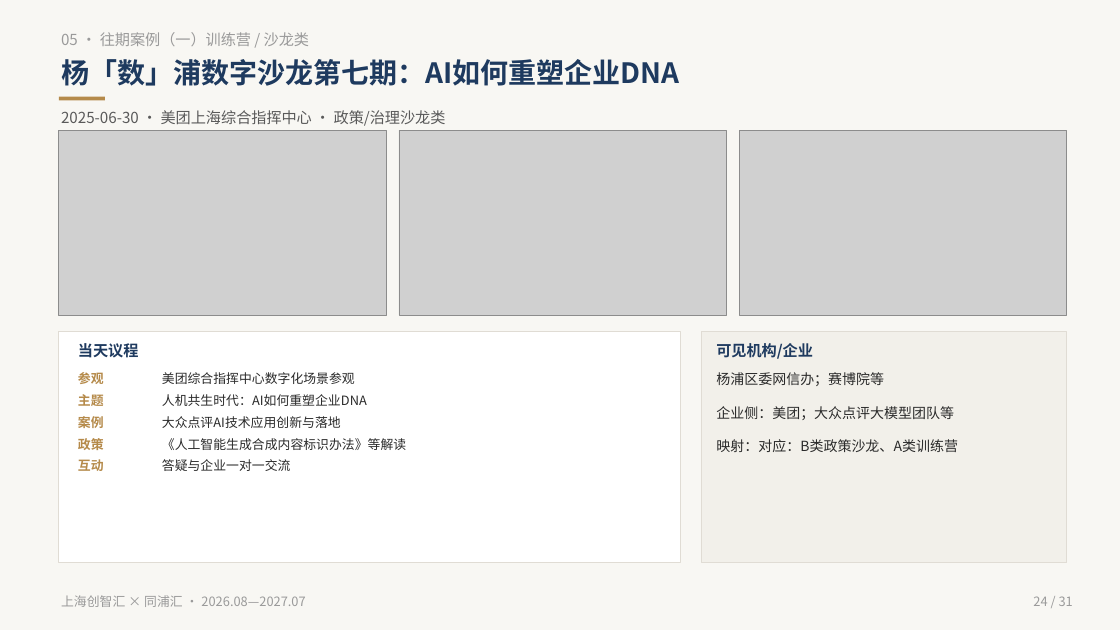
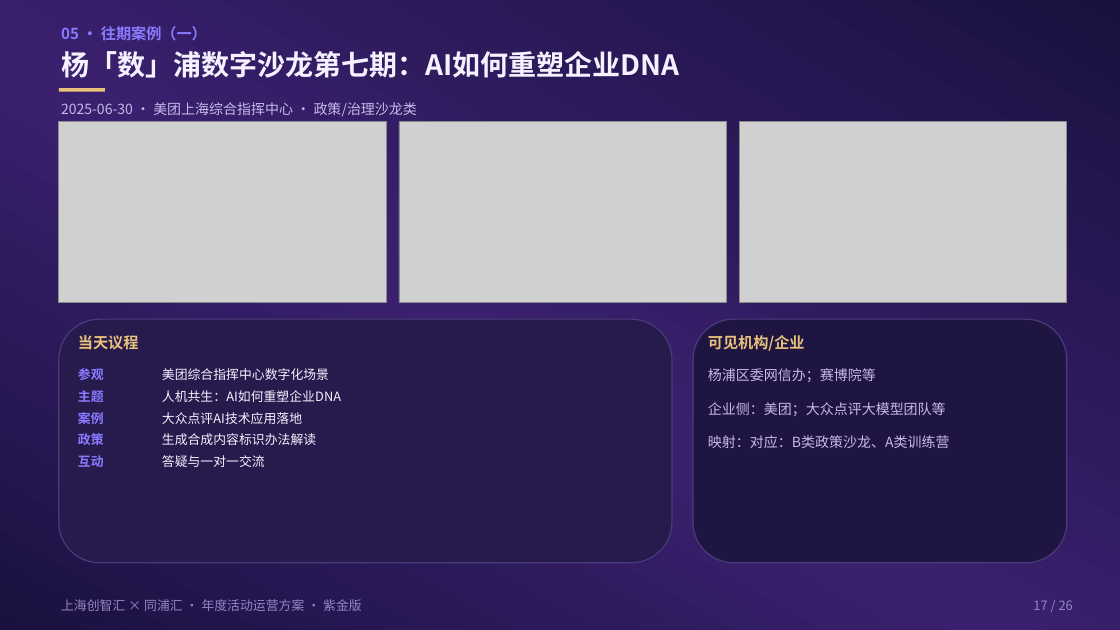
Before and after one commit to hujigang2010-maker/AIDEN, a slide deck: slide 17 of proposal/chuangzhihui-annual-ops-plan-dual-merge.pptx (slide 24 before the commit). Drawn at 1120x630 pixels with LibreOffice and Linux fonts; fonts in the diff are those of the drawing; grey boxes stand for pictures. Boxes give left, top, right and bottom in pixels: in the first picture for what was removed or moved away, otherwise in the second. Text is boxed around its words. In the diff, an @@ line names an element or a change of style, - is before the commit and + after.

```diff
--- a/proposal/chuangzhihui-annual-ops-plan-dual-merge.pptx
+++ b/proposal/chuangzhihui-annual-ops-plan-dual-merge.pptx
@@ rectangle at (x1=0, y1=0, x2=1120, y2=630): fill #F8F7F3 to gradient #1A1140 to #3A206E @@
@@ text at (x1=61, y1=26, x2=207, y2=41): text changed; text colour #9A9A9A to #8B7BFF; bold on @@
-05 · 往期案例（一）训练营 / 沙龙类
+05 · 往期案例（一）
@@ text "杨「数」浦数字沙龙第七期：AI如何重塑企业DNA" at (x1=61, y1=51, x2=679, y2=78): text colour #1E3A5F to #F5F1FF @@
@@ 3 texts, 1 rectangle moved together from (x1=59, y1=59, x2=679, y2=358) to (x1=59, y1=51, x2=679, y2=350) @@
@@ rectangle at (x1=59, y1=88, x2=105, y2=92): fill #B58A4A to #E9C27C @@
@@ text "2025-06-30 · 美团上海综合指挥中心 · 政策/治理沙龙类" at (x1=61, y1=102, x2=417, y2=117): size 13 to 12 pt, text colour #5A5A5A to #C6BAEA @@
@@ picture resized from (x1=59, y1=130, x2=386, y2=315) to (x1=59, y1=122, x2=386, y2=302) @@
@@ picture resized from (x1=399, y1=130, x2=727, y2=315) to (x1=399, y1=122, x2=727, y2=302) @@
@@ picture resized from (x1=739, y1=130, x2=1067, y2=315) to (x1=739, y1=122, x2=1067, y2=302) @@
@@ rounded rectangle added at (x1=59, y1=319, x2=672, y2=563), fill #271A4D, outline #4A3C7C 1 pt @@
@@ rounded rectangle added at (x1=693, y1=319, x2=1067, y2=563), fill #1E1542, outline #4A3C7C 1 pt @@
@@ rectangle removed at (x1=59, y1=332, x2=681, y2=563) @@
@@ text "当天议程" at (x1=78, y1=335, x2=139, y2=350): text colour #1E3A5F to #E9C27C @@
@@ rectangle removed at (x1=702, y1=332, x2=1067, y2=563) @@
@@ text "可见机构/企业" at (x1=708, y1=335, x2=805, y2=351): text colour #1E3A5F to #E9C27C @@
@@ text "可见机构/企业" moved from (x1=716, y1=343, x2=813, y2=359) to (x1=708, y1=335, x2=805, y2=351) @@
@@ text at (x1=162, y1=368, x2=329, y2=380): text changed; text colour #2A2A2A to #F5F1FF @@
-美团综合指挥中心数字化场景参观
+美团综合指挥中心数字化场景
@@ text "杨浦区委网信办；赛博院等 企业侧：美团；大众点评大模型团队等 映射：对应：B类政策沙龙、A类训练营" moved from (x1=716, y1=372, x2=958, y2=452) to (x1=708, y1=368, x2=950, y2=448) @@
@@ text "杨浦区委网信办；赛博院等 企业侧：美团；大众点评大模型团队等 映射：对应：B类政策沙龙、A类训练营" at (x1=708, y1=368, x2=950, y2=448): text colour #2A2A2A to #C6BAEA @@
@@ text at (x1=162, y1=390, x2=341, y2=402): text changed; text colour #2A2A2A to #F5F1FF @@
-人机共生时代：AI如何重塑企业DNA
+人机共生：AI如何重塑企业DNA
@@ text at (x1=162, y1=412, x2=302, y2=424): text changed; text colour #2A2A2A to #F5F1FF @@
-大众点评AI技术应用创新与落地
+大众点评AI技术应用落地
@@ text at (x1=162, y1=433, x2=316, y2=445): text changed; text colour #2A2A2A to #F5F1FF @@
-《人工智能生成合成内容标识办法》等解读
+生成合成内容标识办法解读
@@ text colour #B58A4A to #8B7BFF in 5 elements at (x1=78, y1=368, x2=104, y2=380), (x1=78, y1=390, x2=104, y2=402), (x1=78, y1=412, x2=104, y2=424), (x1=78, y1=433, x2=104, y2=445), (x1=78, y1=455, x2=104, y2=467) @@
@@ text at (x1=162, y1=455, x2=265, y2=467): text changed; text colour #2A2A2A to #F5F1FF @@
-答疑与企业一对一交流
+答疑与一对一交流
@@ text at (x1=61, y1=599, x2=362, y2=611): text changed; text colour #9A9A9A to #9486C4 @@
-上海创智汇 × 同浦汇 · 2026.08—2027.07
+上海创智汇 × 同浦汇 · 年度活动运营方案 · 紫金版
@@ text removed at (x1=1033, y1=596, x2=1073, y2=606) @@
-24 / 31
@@ text added at (x1=1033, y1=600, x2=1073, y2=610), 11 pt, text #9486C4 @@
+17 / 26
```
Also in this commit, not shown: 18 other slides changed, 7 slides added, 12 slides removed, 12 other files.
